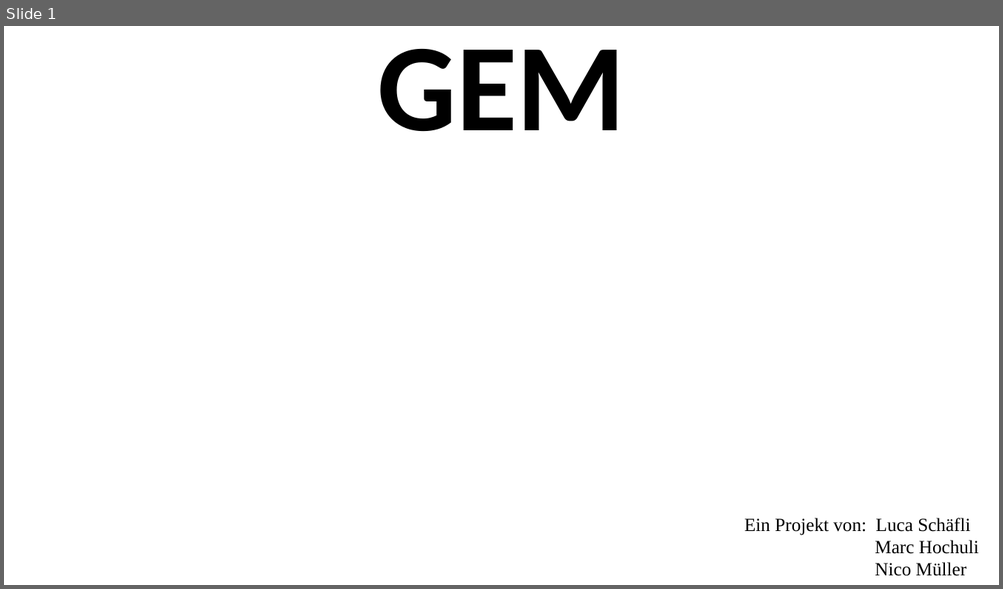
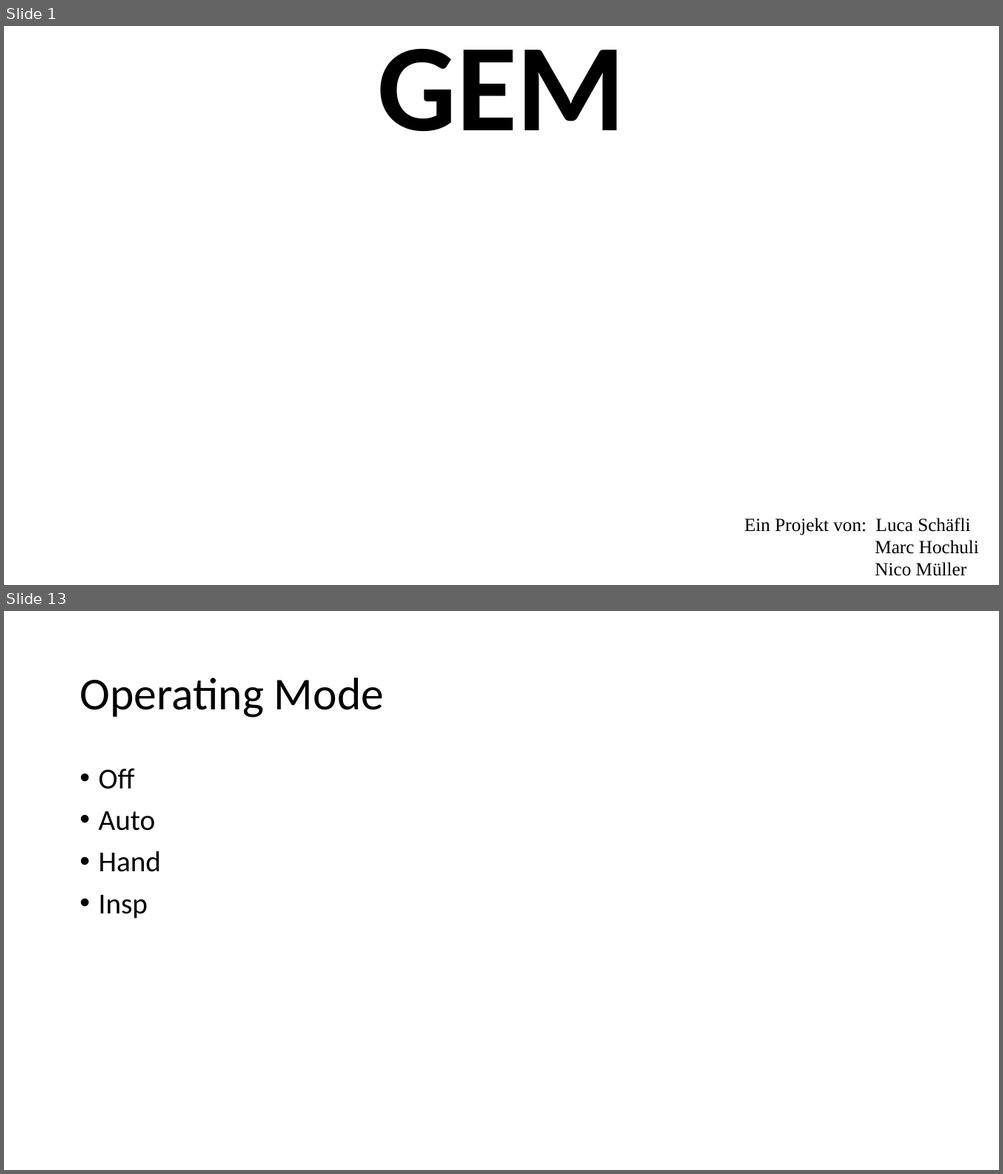
Before and after one commit to AkazeX/GEM, a slide deck: 999_Präsentation/PPP/GEM.pptx. Shown one above the other, each under a label of ours: slide 1 before the commit, slides 1 and 13 after it; the slides between them are not shown. The pictures are 1003x589 and 1003x1174 pixels, drawn with LibreOffice and Linux fonts; fonts in the diff are those of the drawing; background and template pictures are left out. Boxes give left, top, right and bottom in pixels: in the first picture for what was removed or moved away, otherwise in the second. Text is boxed around its words. In the diff, an @@ line names an element or a change of style, - is before the commit and + after.

```diff
--- a/999_Präsentation/PPP/GEM.pptx
+++ b/999_Präsentation/PPP/GEM.pptx
@@ slide 13 added at [4, 611, 999, 1170], background #FFFFFF @@
@@ title added at [79, 678, 384, 718], 44 pt, text #000000 @@
+Operating Mode
@@ text added at [99, 769, 161, 919], 28 pt, text #000000 @@
+• Off
+• Auto
+• Hand
+• Insp
```
Also in this commit, not shown: 13 other slides added, 21 other files.
